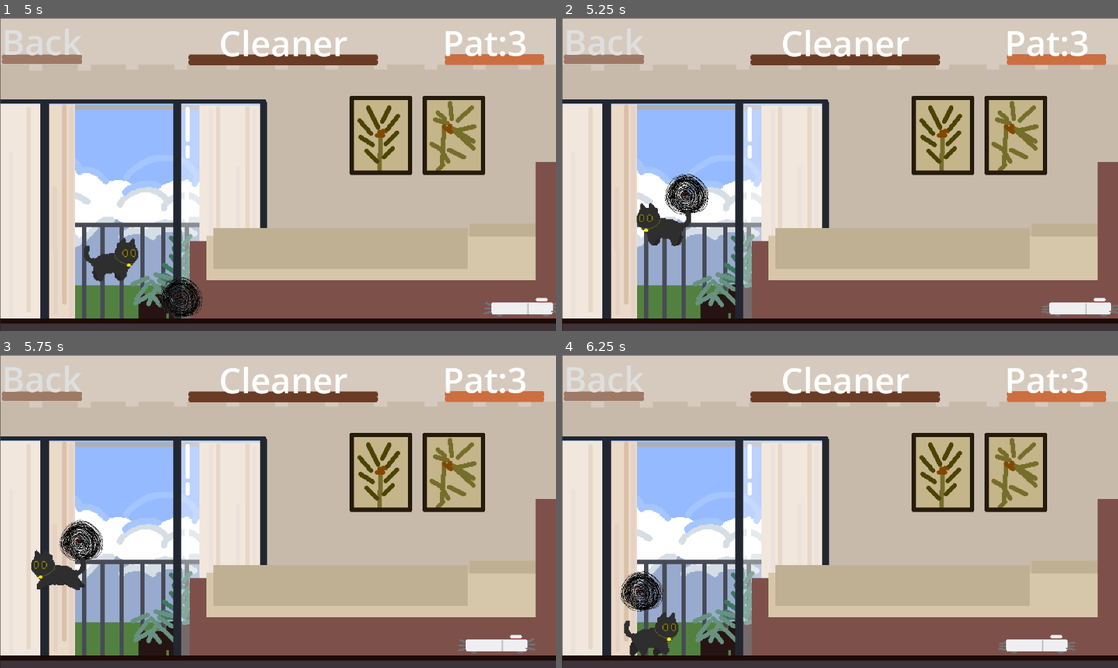
Above: before the commit, frames 1-4 (two rows, left to right).
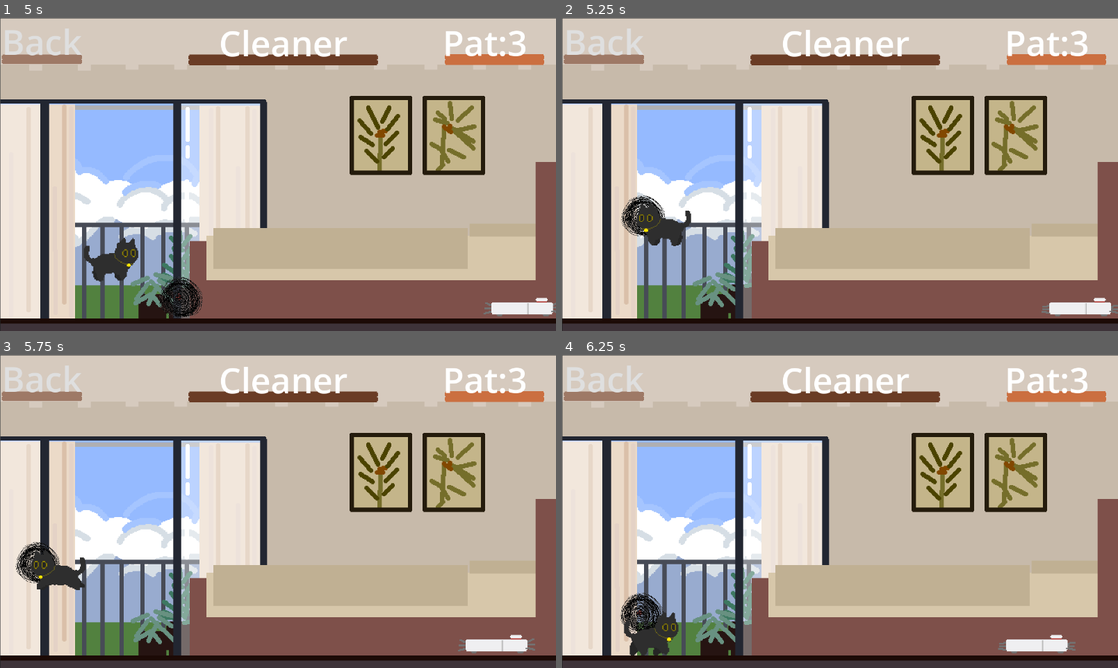
Above: after the commit, the same moments.

Repository: lzcm729/cat-and-string-ball
Game: Godot game, scene res://GUI/start_menu.tscn
Two runs of this game, one before a commit and one after it. Both use one fixed random seed, a clock stepped at 60 frames per second and the inputs below. The engine's default icon, where the game draws it, is replaced by a stand-in: a white triangle on a blue panel in a dark square.
Inputs (mouse positions are in pixels of both pictures, inside the frame that each line leads up to):
- Up to frame 1 (5 s): click "Play" at 0.5 s; tap Enter (ui_accept) at 1.25, 4.25 s; move the mouse to (77, 221) at 1.27 s; hold Right (move_right) 1.28-2 s; tap Space (jump) at 1.35, 1.52, 1.82, 4.52, 4.55, 4.82 s; click (77, 221) at 1.42 s; click "Back" at 2 s; click "Back" at 2.75 s; click "Play" at 3.5 s; move the mouse to (211, 221) at 4.27 s; hold Right (move_right) from 4.28 s (still down); tap F (hit) at 4.35 s; click (211, 221) at 4.42 s
- Up to frame 2 (5.25 s): move the mouse to (895, 105) at 5.02 s; release Right (move_right) at 5.03 s; hold Left (move_left) from 5.03 s (still down); tap T at 5.1 s
- Up to frame 3 (5.75 s): keep holding Left (move_left); tap Space (jump) at 5.3 s
- Up to frame 4 (6.25 s): move the mouse to (812, 574) at 5.77 s; release Left (move_left) at 5.78 s; hold Right (move_right) from 5.78 s (still down); tap G at 5.85 s; click (812, 574) at 5.92 s; tap Space (jump) at 6.02, 6.05 s

Frame 1 is identical in both runs. In frame 2, 1.2% of the frame differs, in the area x 10-27%, y 49-70%; in frame 3, 1.1%; in frame 4, 1.0%.

Commit message:
游泳猫

Diff:
--- a/cat/Cat_new.gd
+++ b/cat/Cat_new.gd
@@ -23,8 +23,11 @@
 	movement_component.handle_horizontal_movement(self, input_component.input_horizontal)
 	animation_component.handle_move_animation(self, input_component.input_horizontal)
 
+	movement_component.handle_vertical_movement(self, input_component.input_vertical)
+	animation_component.handle_swim_animation(self, input_component.input_vertical)
+
 	movement_component.handle_jump(self, input_component.get_jump_input())
-	animation_component.handle_jump_animation(movement_component.is_jumping, gravity_component.is_falling)
+	animation_component.handle_jump_animation(self, movement_component.is_jumping, gravity_component.is_falling)
 
 	action_component.handle_hit(self, input_component.get_hit_input(), orientation)
 	animation_component.handle_hit_animation(self)
@@ -33,7 +36,7 @@
 		move_and_slide()
 
 	if ball_ref:
-		var pos = Vector2(position.x+50, position.y-100)
+		var pos = Vector2(position.x+orientation*50, position.y-50)
 		ball_ref.StationaryMove(pos)
 
 
--- a/cat/Cat_new.tscn
+++ b/cat/Cat_new.tscn
@@ -201,7 +201,7 @@
 }],
 "loop": true,
 "name": &"swim",
-"speed": 1.0
+"speed": 3.0
 }]
 
 [sub_resource type="CapsuleShape2D" id="CapsuleShape2D_v3a83"]
@@ -227,8 +227,7 @@
 position = Vector2(-1.83671e-40, -27)
 scale = Vector2(2.1568, 2.1568)
 sprite_frames = SubResource("SpriteFrames_eitv2")
-animation = &"run"
-frame_progress = 0.178903
+animation = &"swim"
 
 [node name="CollisionShape2D" type="CollisionShape2D" parent="."]
 rotation = 1.5708
--- a/cat/component/animation_component.gd
+++ b/cat/component/animation_component.gd
@@ -16,17 +16,25 @@
 func handle_move_animation(body, move_direction:float) -> void:
 	if body.is_hitting: return
 	handle_horizontal_flip(move_direction)
+	if body.is_in_water: return
 	if move_direction != 0:
 		sprite.play("run")
 	else:
 		sprite.play("idle")
 
 
-func handle_jump_animation(is_jumping:bool, is_falling:bool) -> void:
+func handle_swim_animation(body, move_direction:float) -> void:
+	if body.is_in_water:
+		sprite.play("swim")
+
+
+func handle_jump_animation(body, is_jumping:bool, is_falling:bool) -> void:
+	if body.is_in_water: return
 	if is_jumping:
 		sprite.play("jump")
 	elif is_falling:
 		sprite.play("fall")
+
 
 func handle_hit_animation(body) -> void:
 	if body.is_hitting:
--- a/cat/component/input_component.gd
+++ b/cat/component/input_component.gd
@@ -2,7 +2,8 @@
 extends Node
 
 
-var input_horizontal: float = 0.
+var input_horizontal : float = 0.
+var input_vertical : float = 0.
 
 
 func _process(_delta: float) -> void:
@@ -14,6 +15,8 @@
 	else:
 		pass
 
+	input_vertical = Input.get_axis("move_up", "move_down")
+
 func get_jump_input() -> bool:
 	return Input.is_action_just_pressed("jump")
 
--- a/cat/component/movement_component.gd
+++ b/cat/component/movement_component.gd
@@ -4,6 +4,7 @@
 @export_subgroup("Settings")
 @export var speed: float = 200
 @export var jump_velocity: float = -750.0
+@export var swim_speed: float = 20
 
 var is_jumping: bool = false
 
@@ -12,8 +13,8 @@
 	body.velocity.x = direction * speed
 
 func handle_vertical_movement(body: CharacterBody2D, direction: float) -> void:
-	if not body.is_in_water: return
-	body.velocity.x = direction * speed
+	if body.is_in_water:
+		body.velocity.y += direction * swim_speed
 
 func handle_jump(body: CharacterBody2D, want_to_jump: bool) -> void:
 	if want_to_jump and body.is_on_floor():
